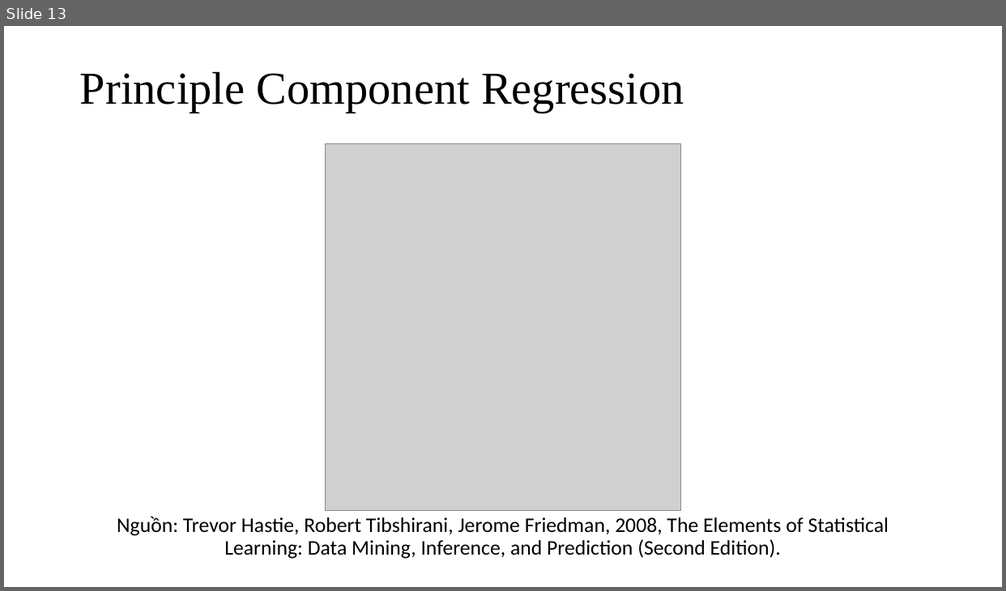
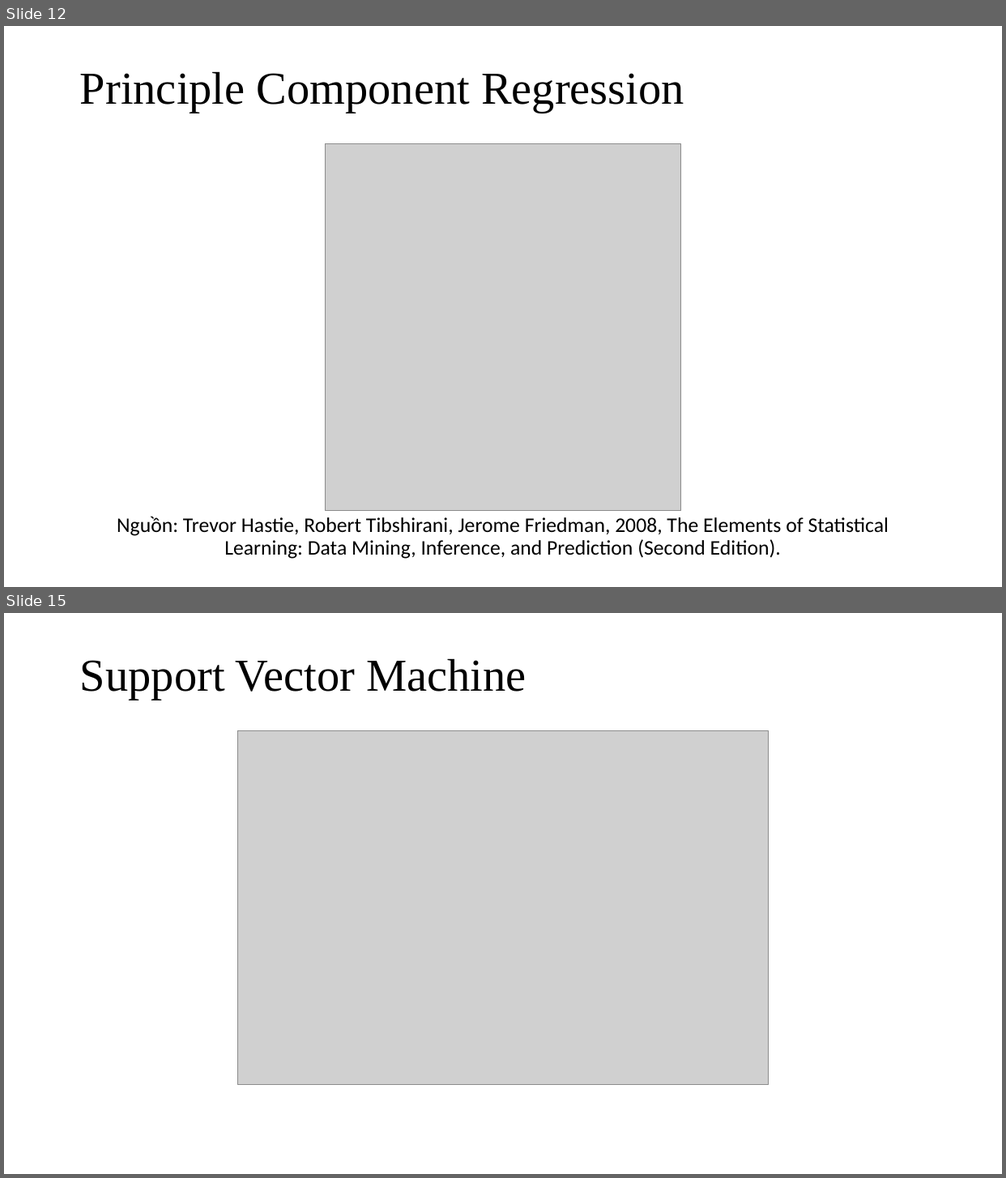
Before and after one commit to nguyenduyhanlam/Computer_vision, a slide deck: Face Recognition Algorithm Based on VGG Network Model.pptx. Shown one above the other, each under a label of ours: slide 13 before the commit, slides 12 and 15 after it; the slides between them are not shown. The pictures are 1006x591 and 1006x1178 pixels, drawn with LibreOffice and Linux fonts; fonts in the diff are those of the drawing; grey boxes stand for pictures. Boxes give left, top, right and bottom in pixels: in the first picture for what was removed or moved away, otherwise in the second. Text is boxed around its words. In the diff, an @@ line names an element or a change of style, - is before the commit and + after.

```diff
--- a/Face Recognition Algorithm Based on VGG Network Model.pptx
+++ b/Face Recognition Algorithm Based on VGG Network Model.pptx
@@ slide 15 added at (4,613,1002,1174), background #FFFFFF @@
@@ title added at (80,658,526,700), 44 pt, text #000000 @@
+Support Vector Machine
@@ picture added at (237,730,769,1084) @@
@@ what was slide 13 is now slide 12 @@
```
Also in this commit, not shown: 1 slide changed, 7 other slides added, 2 slides removed.
